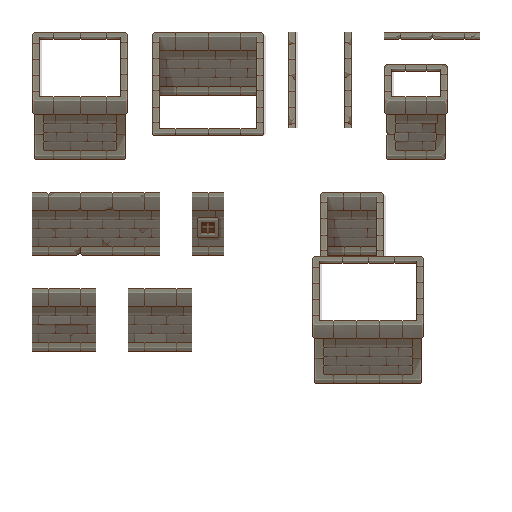
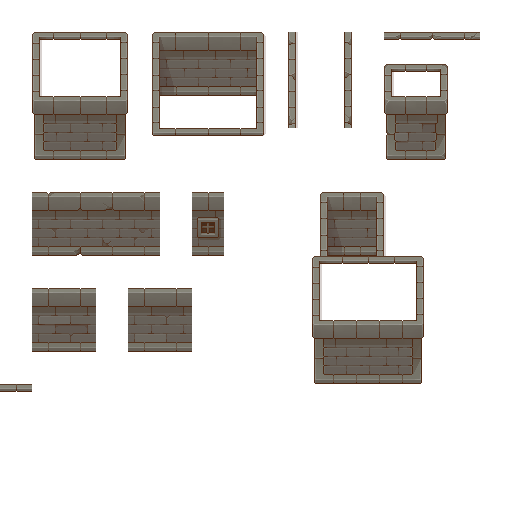
Layer changes from the first 512 × 512 image to the second:
added layer "Schwebende Ebene #7" above "Schwebende Ebene #6" over [0, 384, 32, 392]
